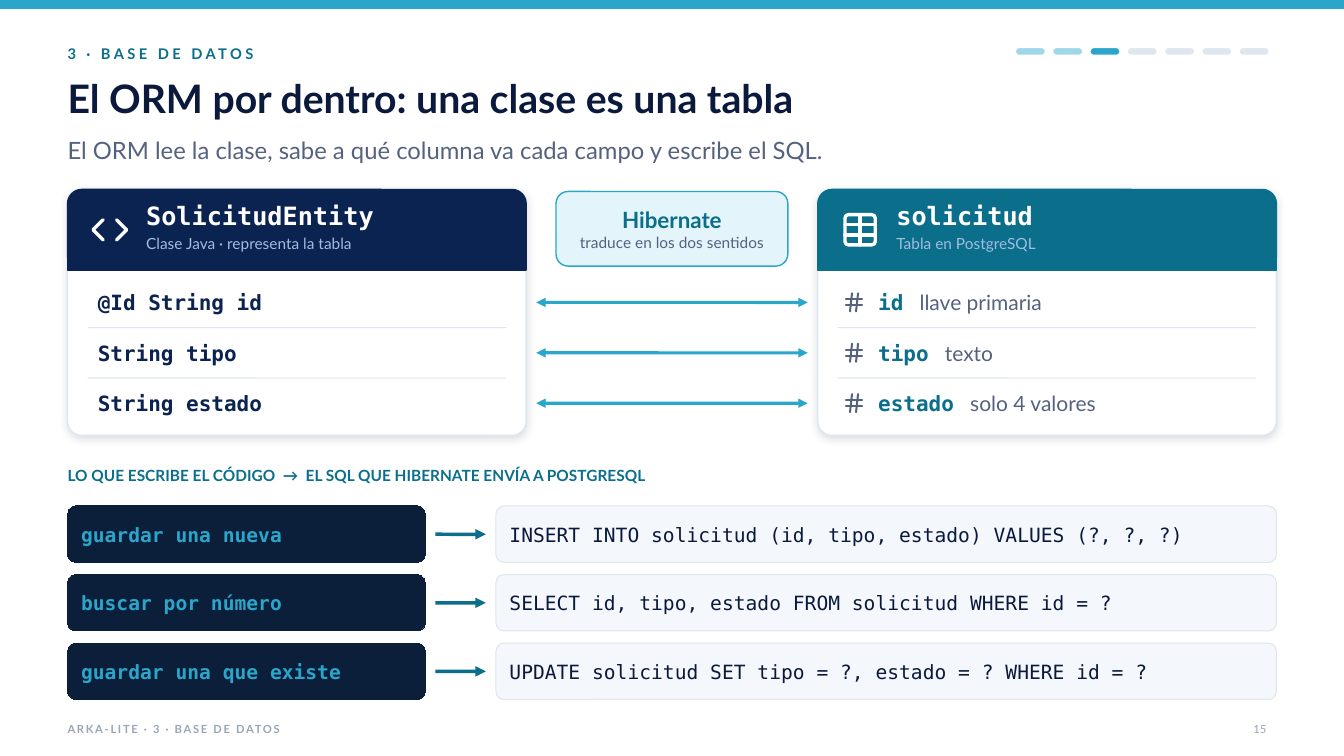
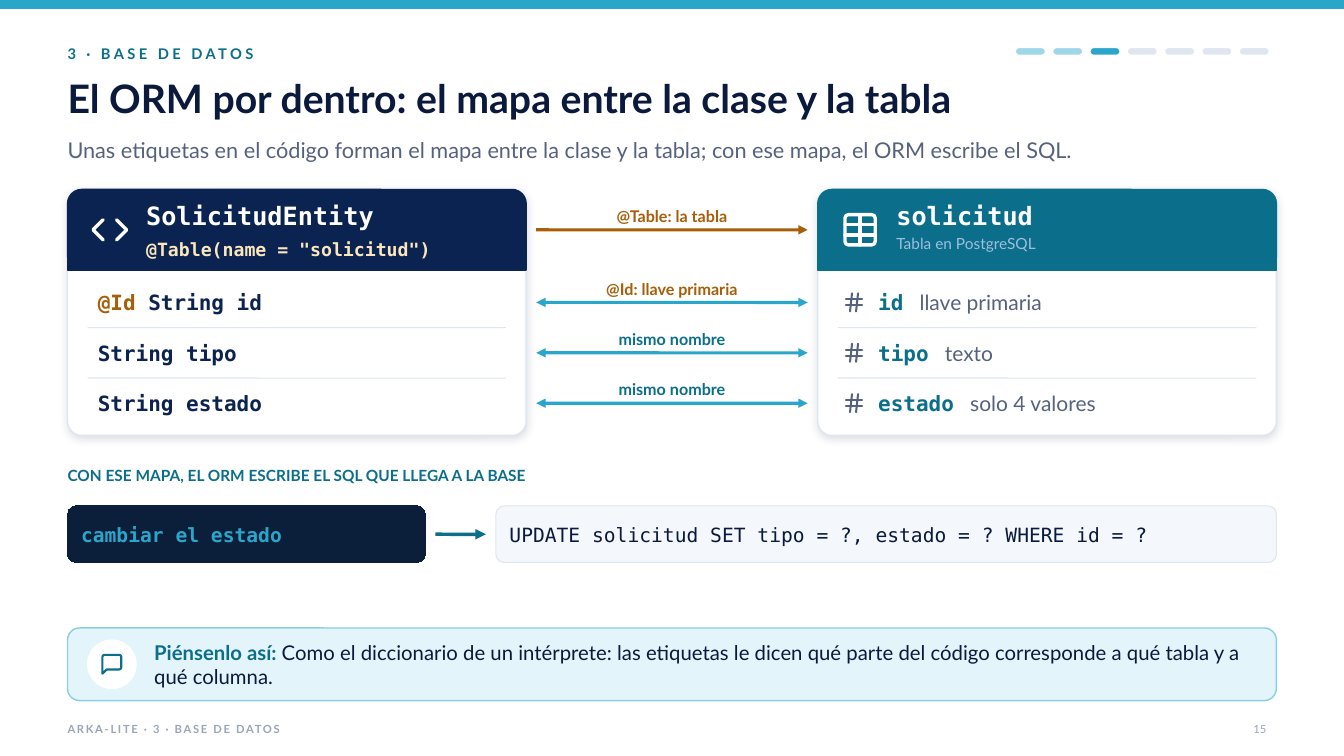
Before and after one commit to jfranceschi-dev/arka-lite, a slide deck: slide 15 of docs/presentation-data/pptx/ARKA-Lite-ejecutivo-con-videos.pptx. Drawn at 1344x756 pixels with LibreOffice and Linux fonts; fonts in the diff are those of the drawing. Boxes give left, top, right and bottom in pixels: in the first picture for what was removed or moved away, otherwise in the second. Text is boxed around its words. In the diff, an @@ line names an element or a change of style, - is before the commit and + after.

```diff
--- a/docs/presentation-data/pptx/ARKA-Lite-ejecutivo-con-videos.pptx
+++ b/docs/presentation-data/pptx/ARKA-Lite-ejecutivo-con-videos.pptx
@@ text at [68,84,951,120]: text changed @@
-El ORM por dentro: una clase es una tabla
+El ORM por dentro: el mapa entre la clase y la tabla
@@ text at [68,142,1071,162]: text changed; size 17 to 15.5 pt @@
-El ORM lee la clase, sabe a qué columna va cada campo y escribe el SQL.
+Unas etiquetas en el código forman el mapa entre la clase y la tabla; con ese mapa, el ORM escribe el SQL.
@@ rounded rectangle removed at [557,192,788,266] @@
-Hibernate
-traduce en los dos sentidos
@@ text "@Table(name = "solicitud")" at [146,241,430,259]: vertical alignment top to middle @@
@@ arrow added from (536, 230) to (808, 230), #A85D08 2.25 pt @@
@@ text added at [617,210,727,224], 11.5 pt, text #A85D08, bold @@
+@Table: la tabla
@@ text at [146,241,430,259]: text changed; size 11 to 13 pt; font Lato to DejaVu Sans Mono; text colour #9FBEE0 to #FBE7BD; bold on @@
-Clase Java · representa la tabla
+@Table(name = "solicitud")
@@ text "@Id String id" at [98,293,262,315]: text colour #0B2350 to #A85D08 in "@Id" @@
@@ text added at [606,283,737,298], 11.5 pt, text #A85D08, bold @@
+@Id: llave primaria
@@ text added at [619,333,725,345], 11.5 pt, text #0B6E8A, bold @@
+mismo nombre
@@ text added at [619,383,725,395], 11.5 pt, text #0B6E8A, bold @@
+mismo nombre
@@ text at [68,469,526,484]: text changed @@
-LO QUE ESCRIBE EL CÓDIGO → EL SQL QUE HIBERNATE ENVÍA A POSTGRESQL
+CON ESE MAPA, EL ORM ESCRIBE EL SQL QUE LLEGA A LA BASE
@@ rounded rectangle "UPDATE solicitud SET tipo = ...": place and size @@
-rounded rectangle "UPDATE solicitud SET tipo = ..." at [496,643,1276,700]
+rounded rectangle "UPDATE solicitud SET tipo = ..." at [496,506,1276,563]
@@ rounded rectangle removed at [496,506,1276,563] @@
-INSERT INTO solicitud (id, tipo, estado) VALUES (?, ?, ?)
@@ text in rounded rectangle at [81,526,282,542]: text changed @@
-guardar una nueva
+cambiar el estado
@@ rounded rectangle removed at [68,575,425,631] @@
-buscar por número
@@ rounded rectangle removed at [496,575,1276,631] @@
-SELECT id, tipo, estado FROM solicitud WHERE id = ?
@@ rounded rectangle added at [68,628,1276,701], fill #E3F4FA, outline #8ACEE2 1 pt @@
@@ arrow removed from (436, 603) to (486, 603) @@
@@ rounded rectangle removed at [68,643,425,700] @@
-guardar una que existe
@@ ellipse added at [88,640,136,689], fill #FFFFFF, outline #FFFFFF 1 pt @@
@@ freeform shape added at [100,652,125,678], outline #0B6E8A 1.5 pt @@
@@ text added at [154,645,1239,688], 14.5 pt, text #0B1A3C @@
+Piénsenlo así: Como el diccionario de un intérprete: las etiquetas le dicen qué parte del código corresponde a qué tabla y a qué columna.
@@ arrow removed from (436, 671) to (486, 671) @@
```
Also in this commit, not shown: 5 other slides changed, 3 slides added, 1 slide removed, 21 other files.
